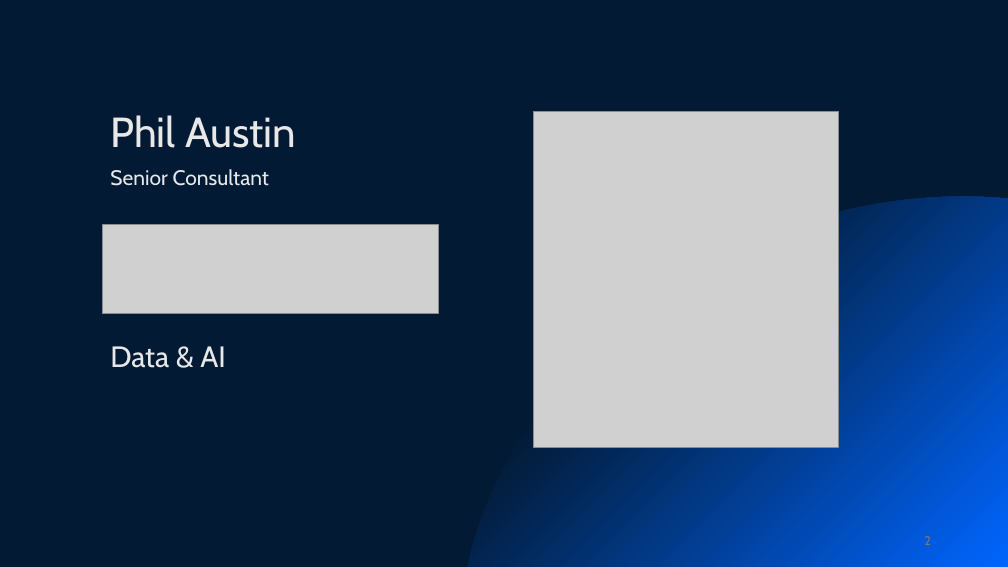
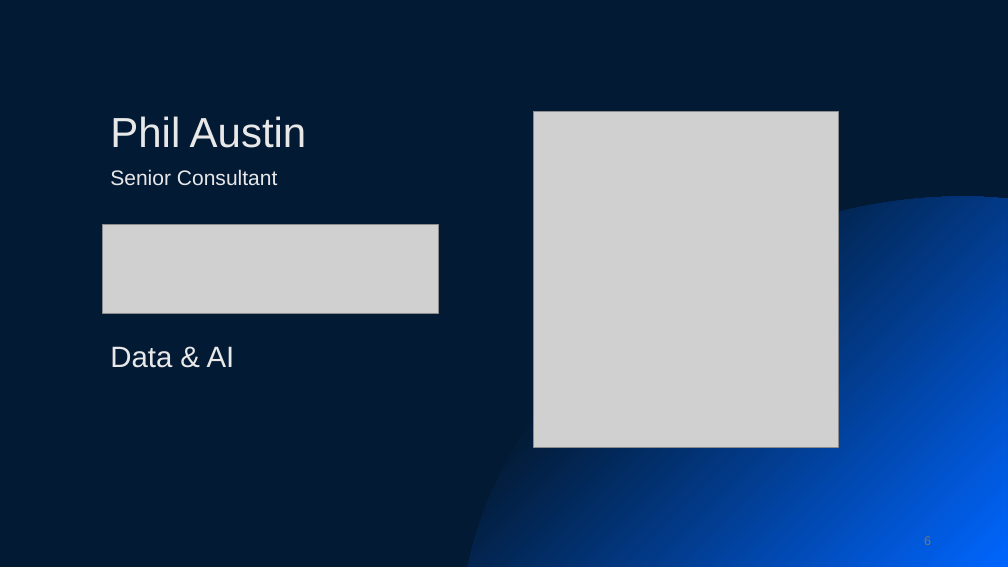
Before and after one commit to phil-a10/Talks, a slide deck: slide 6 of Data Engineering Using Free Tools/Learn Data Engineering For Free.pptx (slide 2 before the commit). Drawn at 1008x567 pixels with LibreOffice and Linux fonts; fonts in the diff are those of the drawing; grey boxes stand for pictures; background and template pictures are left out. Boxes give left, top, right and bottom in pixels: in the first picture for what was removed or moved away, otherwise in the second. Text is boxed around its words. In the diff, an @@ line names an element or a change of style, - is before the commit and + after.

```diff
--- a/Data Engineering Using Free Tools/Learn Data Engineering For Free.pptx
+++ b/Data Engineering Using Free Tools/Learn Data Engineering For Free.pptx
@@ background #FFFFFF to #0B5394 @@
@@ rectangle at [0, 0, 1008, 567]: mirrored; rotation 180 to 0 degrees @@
@@ font Cabin to Arial; less space between paragraphs in 3 elements at [110, 169, 277, 186], [110, 346, 235, 368], [110, 116, 307, 148] @@
@@ freeform shape at [467, 197, 1007, 567]: outline redrawn @@
@@ page number at [924, 536, 931, 545]: text changed; font Cabin to Arial; text colour #797979 to #757575 @@
-2
+6
```
Also in this commit, not shown: 72 other slides changed, 35 slides added, 25 slides removed.
